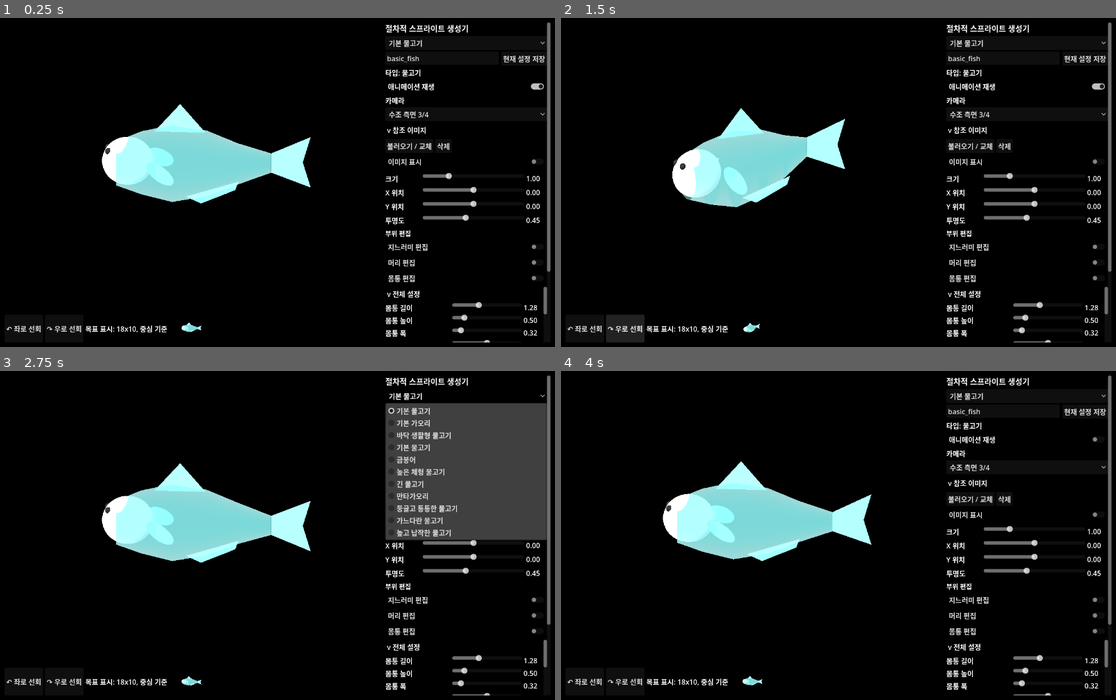
Above: before the commit, frames 1-4 (two rows, left to right).
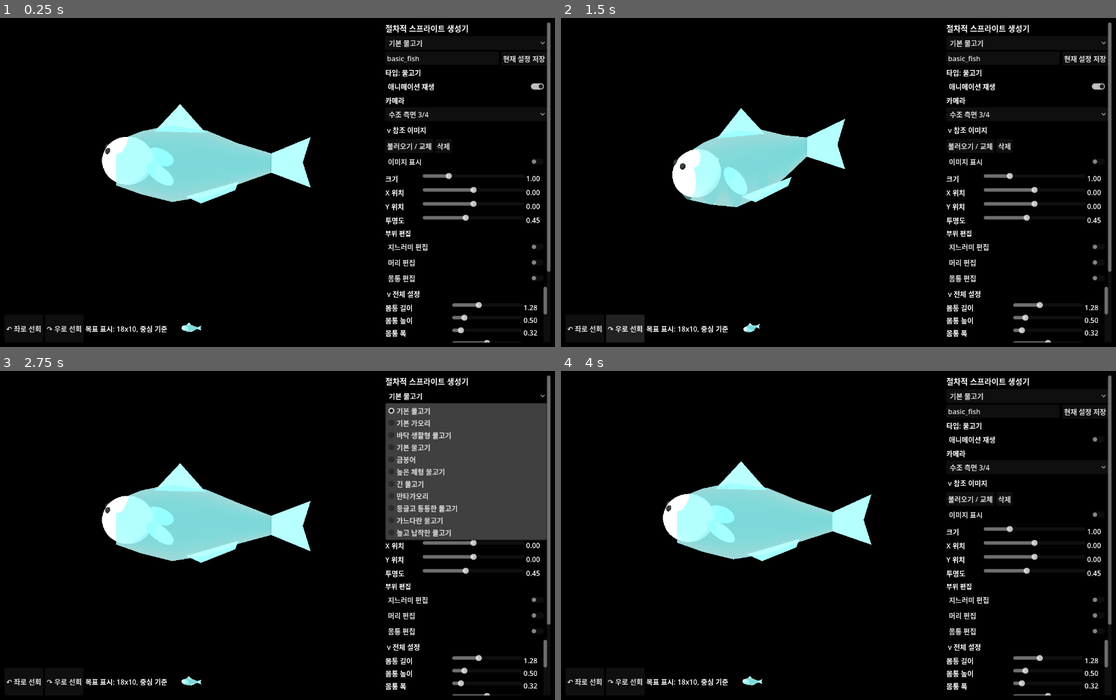
Above: after the commit, the same moments.

Repository: currywhaleshark/aquarium_sprite_mock-up_generator
Game: Godot game, scene res://scenes/Main.tscn
Two runs of this game, one before a commit and one after it. Both use one fixed random seed, a clock stepped at 60 frames per second and the inputs below.
Inputs:
- Up to frame 1 (0.25 s): no input
- Up to frame 2 (1.5 s): click "↶ 좌로 선회" at 0.5 s; click "↷ 우로 선회" at 1.25 s
- Up to frame 3 (2.75 s): click "기본 물고기" at 2 s
- Up to frame 4 (4 s): click "현재 설정 저장" at 2.75 s; click "애니메이션 재생" at 3.5 s

The runs differ from the first frame. In frame 1, less than 0.1% of the frame differs, in the area x 29-43%, y 31-56%; in frame 2, less than 0.1%, in the area x 28-42%, y 28-96%; in frame 3, less than 0.1%; in frame 4, less than 0.1%.

Commit message:
Make median fins sway with the body
Dorsal, second dorsal, and anal fins now take the body's local shell yaw
at their attachment point at full strength (median_fin_body_follow, default
1.0) instead of the damped fin_yaw_follow_strength, so they move together
with the body sway instead of wobbling on their own. Paired pectoral/pelvic
fins keep the damped follow.

Update FinEditorModelTest to assert the dorsal fin now tracks the shell yaw.

Co-Authored-By: Claude Opus 4.8 <noreply@anthropic.com>

Diff:
--- a/scripts/creature/FishRig.gd
+++ b/scripts/creature/FishRig.gd
@@ -462,14 +462,14 @@
 	if dorsal_fin:
 		var dorsal_attach_t := param_float("dorsal_1_attach_t", 0.45)
 		dorsal_fin.position = _animated_surface_position("dorsal", dorsal_attach_t, 0.035, 0.0, float(parameters.get("dorsal_fin_offset_x", 0.0)), centers, yaws)
-		dorsal_fin.rotation_degrees = Vector3(_median_fin_flap(loop_phase), _fin_follow_yaw(dorsal_attach_t, yaws), _surface_tangent_angle_degrees("dorsal", dorsal_attach_t))
+		dorsal_fin.rotation_degrees = Vector3(_median_fin_flap(loop_phase), _median_fin_follow_yaw(dorsal_attach_t, yaws), _surface_tangent_angle_degrees("dorsal", dorsal_attach_t))
 	if dorsal_2_fin:
 		var dorsal_2_attach_t := param_float("dorsal_2_attach_t", 0.68)
 		dorsal_2_fin.position = _animated_surface_position("dorsal", dorsal_2_attach_t, 0.028, 0.0, 0.0, centers, yaws)
-		dorsal_2_fin.rotation_degrees = Vector3(_median_fin_flap(loop_phase, 0.12), _fin_follow_yaw(dorsal_2_attach_t, yaws), _surface_tangent_angle_degrees("dorsal", dorsal_2_attach_t))
+		dorsal_2_fin.rotation_degrees = Vector3(_median_fin_flap(loop_phase, 0.12), _median_fin_follow_yaw(dorsal_2_attach_t, yaws), _surface_tangent_angle_degrees("dorsal", dorsal_2_attach_t))
 	if anal_fin:
 		var anal_attach_t := param_float("anal_attach_t", 0.64)
-		var anal_yaw := _fin_follow_yaw(anal_attach_t, yaws)
+		var anal_yaw := _median_fin_follow_yaw(anal_attach_t, yaws)
 		anal_fin.position = _animated_surface_position("ventral", anal_attach_t, 0.03, 0.0, float(parameters.get("anal_fin_offset_x", 0.0)), centers, yaws)
 		anal_fin.rotation_degrees = Vector3(-_median_fin_flap(loop_phase, 0.5), anal_yaw, _surface_tangent_angle_degrees("ventral", anal_attach_t))
 	if pelvic_l and pelvic_r:
@@ -526,6 +526,12 @@
 
 func _fin_follow_yaw(attach_t: float, yaws: PackedFloat32Array) -> float:
 	return _sample_animated_shell_yaw(attach_t, yaws) * param_float("fin_yaw_follow_strength", 0.25)
+
+# Median fins (dorsal/anal) ride the body: they take the shell's local yaw at
+# their attachment at full strength so they sway together with the body instead
+# of adding a separately damped wobble.
+func _median_fin_follow_yaw(attach_t: float, yaws: PackedFloat32Array) -> float:
+	return _sample_animated_shell_yaw(attach_t, yaws) * param_float("median_fin_body_follow", 1.0)
 
 func _median_fin_flap(loop_phase: float, phase_offset: float = 0.0) -> float:
 	var flap_amount := param_float("median_fin_flap_amount", 1.5)
--- a/scripts/tools/FinEditorModelTest.gd
+++ b/scripts/tools/FinEditorModelTest.gd
@@ -95,7 +95,8 @@
 	var pelvic_shell_yaw := fish._sample_animated_shell_yaw(float(fish.parameters.get("pelvic_attach_t", 0.36)), fish.animated_shell_yaws)
 	assert(absf(shell_yaw) > 1.0)
 	assert(signf(high_wave_anal.rotation_degrees.y) == signf(high_wave_dorsal.rotation_degrees.y))
-	assert(high_dorsal_yaw < absf(shell_yaw) * 0.35)
+	# Median fins now ride the body: dorsal yaw tracks the shell yaw fully.
+	assert(absf(high_dorsal_yaw - absf(shell_yaw)) < 0.5)
 	assert(absf(high_wave_pelvic_l.rotation_degrees.y - 12.0) < absf(pelvic_shell_yaw) * 0.35)
 	fish.apply_pose(0.5)
 	assert(absf(high_wave_tail.rotation_degrees.y) < 12.0)
--- a/scripts/ui/UiText.gd
+++ b/scripts/ui/UiText.gd
@@ -131,6 +131,7 @@
 	"body_wave_falloff": "몸통 파동 분포",
 	"fin_flap_amount": "지느러미 퍼덕임",
 	"fin_yaw_follow_strength": "지느러미 몸통 추적",
+	"median_fin_body_follow": "정중선 지느러미 몸통 추종",
 	"median_fin_flap_amount": "등/뒷지느러미 추진",
 	"median_fin_flap_phase": "등/뒷지느러미 위상",
 	"idle_bob_amount": "유휴 상하 움직임",
